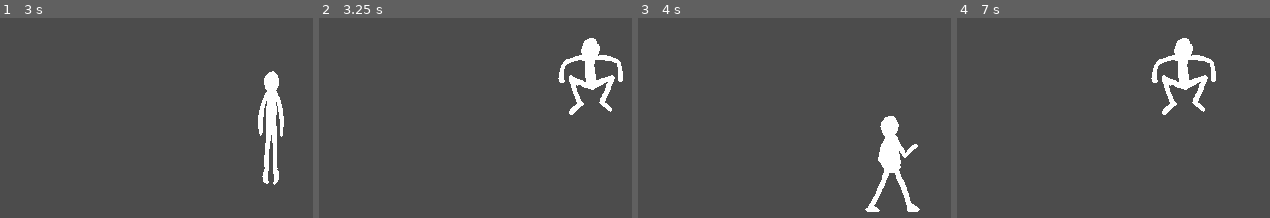
Above: before the commit, frames 1-4 (left to right).
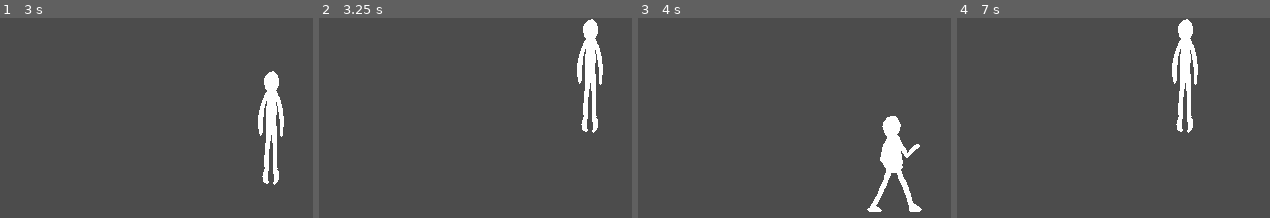
Above: after the commit, the same moments.

Repository: DanySnowyman/Godot_Fighting_Project
Game: Godot game, scene res://MrPalo.tscn
Two runs of this game, one before a commit and one after it. Both use one fixed random seed, a clock stepped at 60 frames per second and the inputs below.
Inputs:
- Up to frame 1 (3 s): tap Enter at 0.5 s; hold Right (ui_right) 0.53-1.28 s; hold Left (ui_left) 1.28-2.03 s; hold Right (ui_right) 2.03-2.78 s; hold Up (ui_up) from 2.78 s (still down)
- Up to frame 2 (3.25 s): keep holding Up (ui_up)
- Up to frame 3 (4 s): release Up (ui_up) at 3.53 s; hold Left (ui_left) from 3.53 s (still down)
- Up to frame 4 (7 s): release Left (ui_left) at 5.78 s; hold Right (ui_right) 5.78-6.53 s; hold Up (ui_up) from 6.53 s (still down)

Frame 1 is identical in both runs. In frame 2, 2.8% of the frame differs, in the area x 76-98%, y 0-58%; in frame 3, 1.0%; in frame 4, 3.0%, in the area x 61-83%, y 0-58%.

Commit message:
Salto en 3 direcciones listo

Diff:
--- a/MrPalo.gd
+++ b/MrPalo.gd
@@ -8,6 +8,9 @@
 
 var on_floor = true
 var is_jumping = false
+var jump_vertical = false
+var jump_forward = false
+var jump_backward = false
 
 onready var tween = get_node("Tween")
 
@@ -40,67 +43,105 @@
 	if Input.is_action_just_released("ui_left") and on_floor == true:
 		$AnimationPlayer.play("Stand")
 
-func jump_vertical():
+func jump_selector():
 	if on_floor == true and is_jumping == false:
 		if Input.is_action_pressed("ui_up"):
+			on_floor = false
 			is_jumping = true
 			yield(get_tree().create_timer(0.05), "timeout")
-			on_floor = false
-			$AnimationPlayer.play("Jump vertical")
-			yield(get_tree().create_timer(0.1), "timeout")
-			tween.interpolate_property(self, "position:y",
-				self.position.y, (self.position.y - JUMP_HEIGHT),
-				JUMP_ASC_TIME, Tween.TRANS_QUINT, Tween.EASE_OUT)
-			tween.start()
-			yield(tween, "tween_completed")
-			tween.interpolate_property(self, "position:y",
-				self.position.y, (self.position.y + JUMP_HEIGHT),
-				JUMP_DES_TIME, Tween.TRANS_QUINT, Tween.EASE_IN)
-			tween.start()
-			yield(tween, "tween_completed")
-			yield($AnimationPlayer, "animation_finished")
-			on_floor = true
-			is_jumping = false
-			$AnimationPlayer.play("Stand")
+			if Input.is_action_pressed("ui_right"):
+				jump_forward = true
+			elif Input.is_action_pressed("ui_left"):
+				jump_backward = true
+			else: jump_vertical = true
+
+func jump_vertical():
+	if jump_vertical == true:
+		jump_vertical = false
+		$AnimationPlayer.play("Jump vertical")
+		yield(get_tree().create_timer(0.1), "timeout")
+		#Arco ascendente --------------------------------
+		tween.interpolate_property(self, "position:y",
+			self.position.y, (self.position.y - JUMP_HEIGHT),
+			JUMP_ASC_TIME, Tween.TRANS_QUINT, Tween.EASE_OUT)
+		tween.start()
+		yield(tween, "tween_completed")
+		#Arco descendente -------------------------------
+		tween.interpolate_property(self, "position:y",
+			self.position.y, (self.position.y + JUMP_HEIGHT),
+			JUMP_DES_TIME, Tween.TRANS_QUINT, Tween.EASE_IN)
+		tween.start()
+		yield(tween, "tween_completed")
+		yield($AnimationPlayer, "animation_finished")
+		is_jumping = false
+		on_floor = true
+		$AnimationPlayer.play("Stand")
 
 func jump_forward():
-	if on_floor == true:
-		if Input.is_action_pressed("ui_right") and\
-		Input.is_action_pressed("ui_up"):
-			is_jumping = true
-			on_floor = false
-			print("Forwardjump!")
-			#Arco ascendente --------------------------------
-			$AnimationPlayer.play("Jump forward")
-			yield(get_tree().create_timer(0.1), "timeout")
-			tween.interpolate_property(self, "position:x",
-				self.position.x, self.position.x + JUMP_LENGHT / 2,
-				JUMP_ASC_TIME, Tween.TRANS_LINEAR, Tween.EASE_OUT)
-			tween.interpolate_property(self, "position:y",
+	if jump_forward == true:
+		jump_forward = false
+		$AnimationPlayer.play("Jump forward")
+		yield(get_tree().create_timer(0.1), "timeout")
+		#Arco ascendente --------------------------------
+		tween.interpolate_property(self, "position:x",
+			self.position.x, self.position.x + JUMP_LENGHT / 2,
+			JUMP_ASC_TIME, Tween.TRANS_LINEAR, Tween.EASE_OUT)
+		tween.interpolate_property(self, "position:y",
 			self.position.y, self.position.y - JUMP_HEIGHT,
 			JUMP_DES_TIME, Tween.TRANS_QUINT, Tween.EASE_OUT)
-			yield(tween, "tween_completed")
-			#Arco descendente -------------------------------
-			tween.interpolate_property(self, "position:x",
-				self.position.x, self.position.x + JUMP_LENGHT / 2,
-				JUMP_DES_TIME, Tween.TRANS_LINEAR, Tween.EASE_IN)
-			tween.interpolate_property(self, "position:y",
-				self.position.y, self.position.y + JUMP_HEIGHT,
-				JUMP_DES_TIME, Tween.TRANS_QUINT, Tween.EASE_IN)
-			tween.start()
-			yield(tween, "tween_completed")
-			yield($AnimationPlayer, "animation_finished")
-			is_jumping = false
-			on_floor = true
-			$AnimationPlayer.play("Stand")
+		tween.start()
+		yield(tween, "tween_completed")
+#		#Arco descendente -------------------------------
+		tween.interpolate_property(self, "position:x",
+			self.position.x, self.position.x + JUMP_LENGHT / 2,
+			JUMP_DES_TIME, Tween.TRANS_LINEAR, Tween.EASE_IN)
+		tween.interpolate_property(self, "position:y",
+			self.position.y, self.position.y + JUMP_HEIGHT,
+			JUMP_DES_TIME, Tween.TRANS_QUINT, Tween.EASE_IN)
+		tween.start()
+		yield(tween, "tween_completed")
+		yield($AnimationPlayer, "animation_finished")
+		is_jumping = false
+		on_floor = true
+		$AnimationPlayer.play("Stand")
+
+func jump_backward():
+	if jump_backward == true:
+		jump_backward = false
+		$AnimationPlayer.play("Jump backward")
+		yield(get_tree().create_timer(0.1), "timeout")
+		#Arco ascendente --------------------------------
+		tween.interpolate_property(self, "position:x",
+			self.position.x, self.position.x - JUMP_LENGHT / 2,
+			JUMP_ASC_TIME, Tween.TRANS_LINEAR, Tween.EASE_OUT)
+		tween.interpolate_property(self, "position:y",
+			self.position.y, self.position.y - JUMP_HEIGHT,
+			JUMP_DES_TIME, Tween.TRANS_QUINT, Tween.EASE_OUT)
+		tween.start()
+		yield(tween, "tween_completed")
+#		#Arco descendente -------------------------------
+		tween.interpolate_property(self, "position:x",
+			self.position.x, self.position.x - JUMP_LENGHT / 2,
+			JUMP_DES_TIME, Tween.TRANS_LINEAR, Tween.EASE_IN)
+		tween.interpolate_property(self, "position:y",
+			self.position.y, self.position.y + JUMP_HEIGHT,
+			JUMP_DES_TIME, Tween.TRANS_QUINT, Tween.EASE_IN)
+		tween.start()
+		yield(tween, "tween_completed")
+		yield($AnimationPlayer, "animation_finished")
+		is_jumping = false
+		on_floor = true
+		$AnimationPlayer.play("Stand")
 
 func _process(delta):
 	var motion = Vector2()
 
 	walk_forward(delta)
 	walk_backwards(delta)
+	jump_selector()
 	jump_vertical()
 	jump_forward()
+	jump_backward()
 
 	motion = position - last_position
 	last_position = position
--- a/MrPalo.tscn
+++ b/MrPalo.tscn
@@ -1,7 +1,23 @@
-[gd_scene load_steps=9 format=2]
+[gd_scene load_steps=10 format=2]
 
 [ext_resource path="res://gfx/Mr Palo.png" type="Texture" id=1]
 [ext_resource path="res://MrPalo.gd" type="Script" id=2]
+
+[sub_resource type="Animation" id=7]
+resource_name = "Jump backward"
+step = 0.05
+tracks/0/type = "value"
+tracks/0/path = NodePath("Sprite:frame")
+tracks/0/interp = 1
+tracks/0/loop_wrap = true
+tracks/0/imported = false
+tracks/0/enabled = true
+tracks/0/keys = {
+"times": PoolRealArray( 0, 0.1, 0.3, 0.4, 0.5, 0.6, 0.7, 0.8, 0.9 ),
+"transitions": PoolRealArray( 1, 1, 1, 1, 1, 1, 1, 1, 1 ),
+"update": 1,
+"values": [ 35, 48, 47, 46, 45, 44, 43, 42, 49 ]
+}
 
 [sub_resource type="Animation" id=1]
 resource_name = "Jump forward"
@@ -30,7 +46,7 @@
 "times": PoolRealArray( 0, 0.1, 0.4, 0.5, 0.6, 0.7, 0.9 ),
 "transitions": PoolRealArray( 1, 1, 1, 1, 1, 1, 1 ),
 "update": 1,
-"values": [ 35, 36, 37, 38, 39, 40, 35 ]
+"values": [ 35, 36, 37, 38, 39, 40, 49 ]
 }
 
 [sub_resource type="Animation" id=3]
@@ -102,6 +118,7 @@
 frame = 35
 
 [node name="AnimationPlayer" type="AnimationPlayer" parent="."]
+"anims/Jump backward" = SubResource( 7 )
 "anims/Jump forward" = SubResource( 1 )
 "anims/Jump vertical" = SubResource( 2 )
 anims/Stand = SubResource( 3 )
